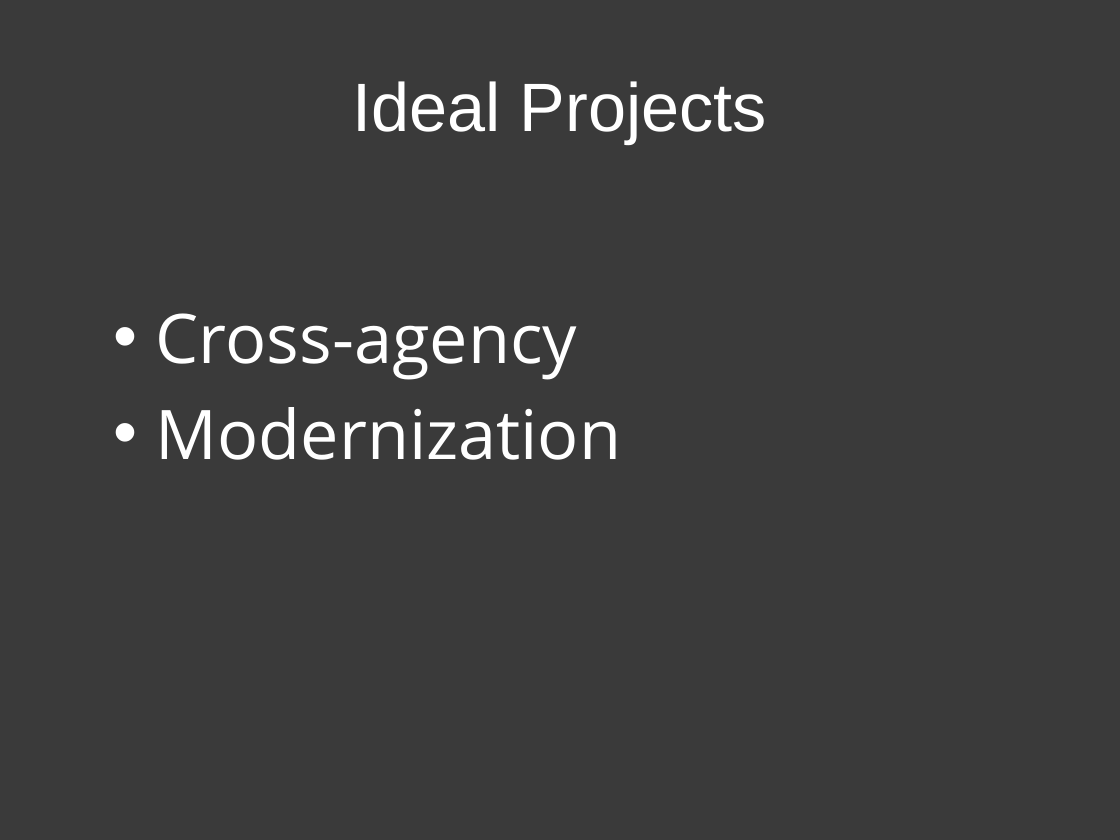
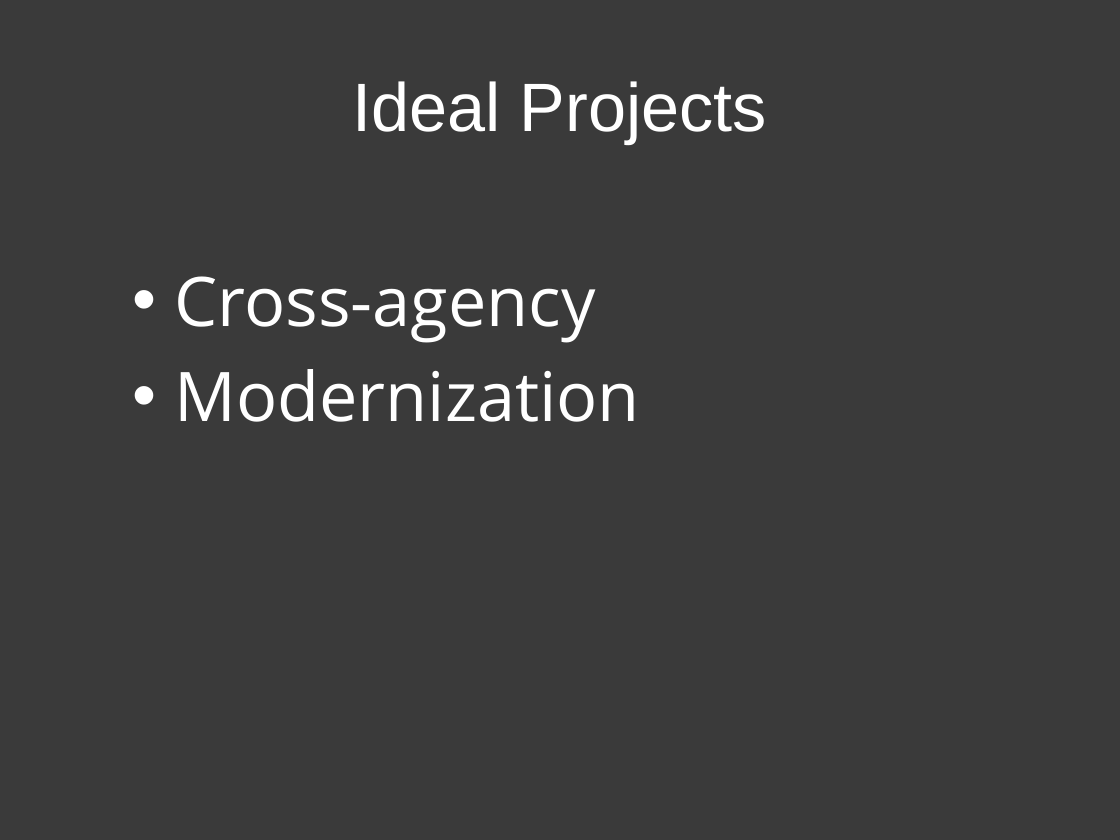
Before and after one commit to patik/code-sprint, a slide deck: slide 15 of code-sprint.pptx (slide 14 before the commit). Drawn at 1120x840 pixels with LibreOffice and Linux fonts; fonts in the diff are those of the drawing. Boxes give left, top, right and bottom in pixels: in the first picture for what was removed or moved away, otherwise in the second. Text is boxed around its words. In the diff, an @@ line names an element or a change of style, - is before the commit and + after.

Commit message:
Moved a slide

```diff
--- a/code-sprint.pptx
+++ b/code-sprint.pptx
@@ text "Cross-agency": place and size @@
-text "Cross-agency" at (156, 313, 621, 460)
+text "Cross-agency" at (175, 276, 640, 422)
```
Also in this commit, not shown: 5 other slides changed, 1 other file.
